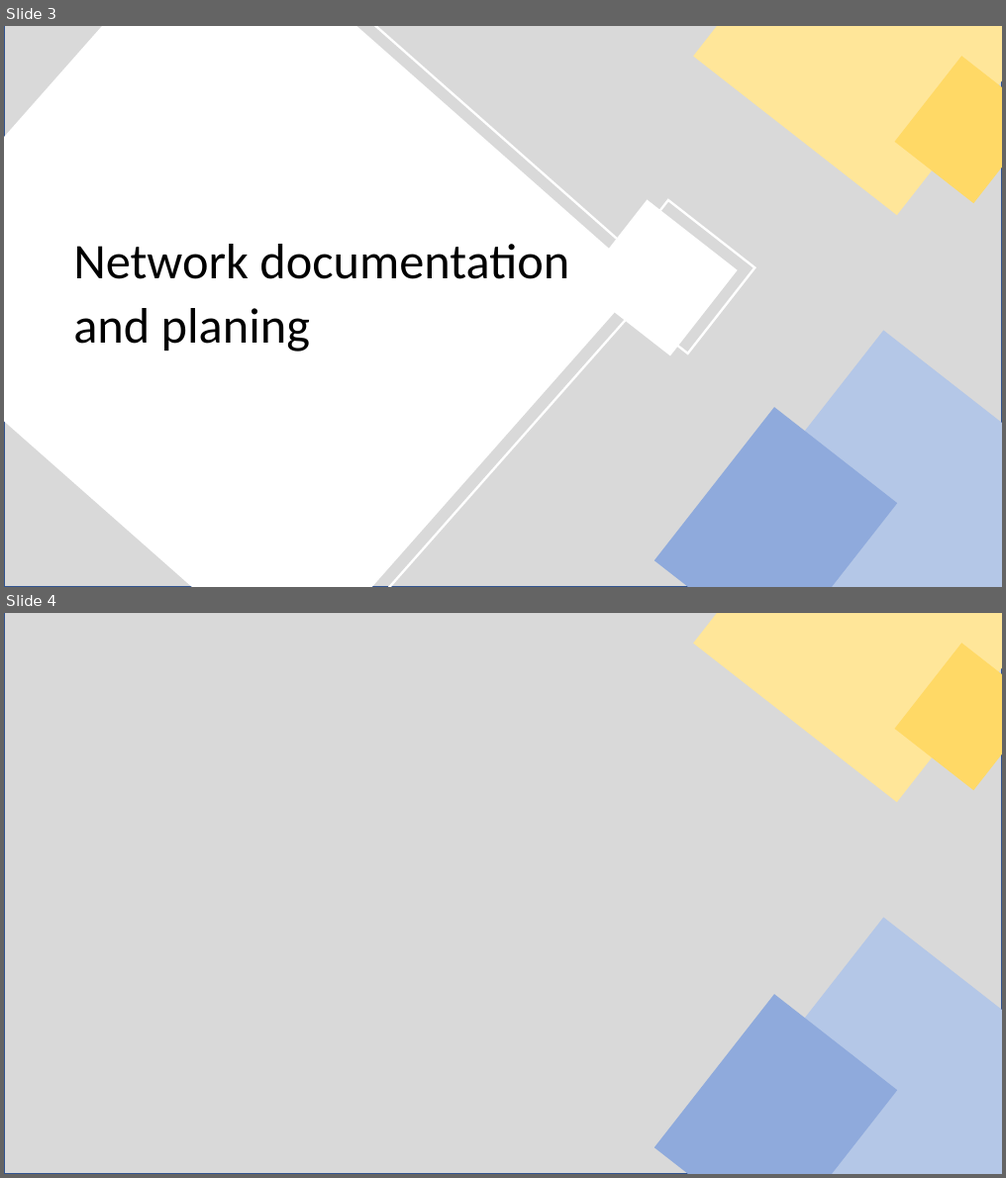
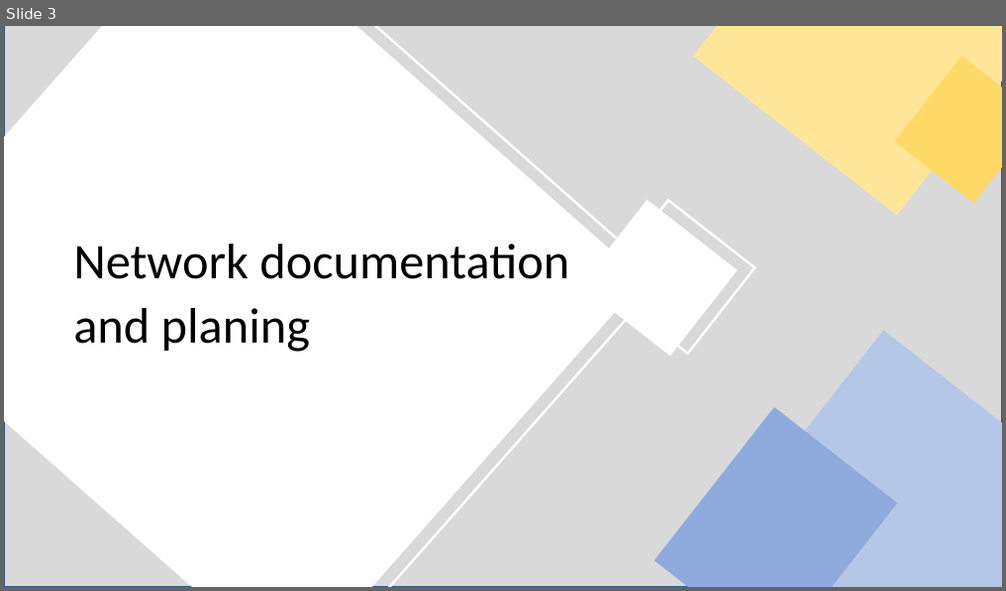
Before and after one commit to Rawezhham176/Learnfeld-3, a slide deck: IT- Clients in Netzwerk einbinden.pptx. Shown one above the other, each under a label of ours: slides 3 and 4 before the commit, slide 3 after it. The pictures are 1006x1178 and 1006x591 pixels, drawn with LibreOffice and Linux fonts; fonts in the diff are those of the drawing. Boxes give left, top, right and bottom in pixels: in the first picture for what was removed or moved away, otherwise in the second. Text is boxed around its words. In the diff, an @@ line names an element or a change of style, - is before the commit and + after.

```diff
--- a/IT- Clients in Netzwerk einbinden.pptx
+++ b/IT- Clients in Netzwerk einbinden.pptx
@@ slide 4 removed at [4, 613, 1002, 1174], background #FFFFFF @@
@@ rectangle removed at [4, 613, 1002, 1174] @@
@@ rectangle removed at [694, 613, 1002, 802] @@
@@ rectangle removed at [895, 644, 1002, 791] @@
@@ rectangle removed at [730, 918, 1002, 1174] @@
@@ rectangle removed at [654, 994, 897, 1174] @@
```
Also in this commit, not shown: 2 slides changed, 13 slides added, 1 other file.
